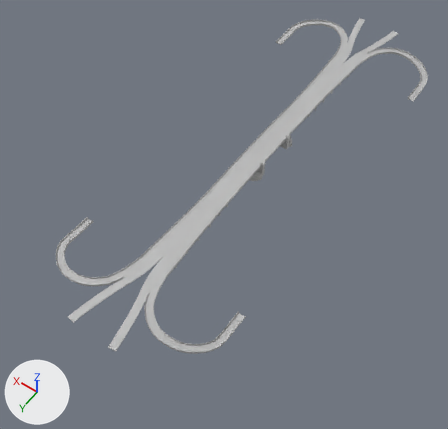
Renders of the FBX model Assets/FBX/Bridge_Portland.fbx from each side of a commit.
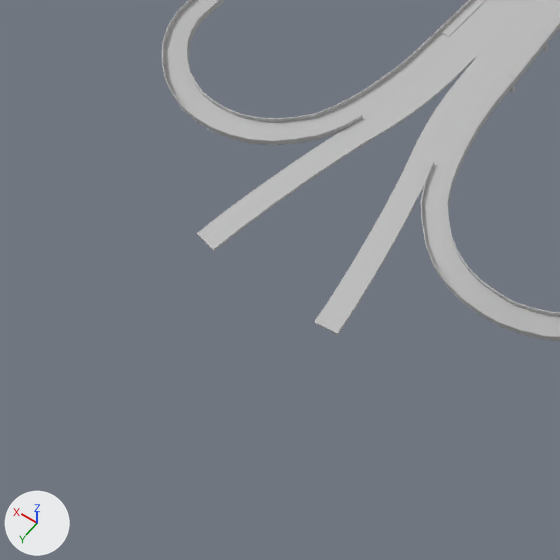
Old and new are each drawn whole from a camera (50 mm lens) standing at (-1.46, 2.49, 3.03) and looking at (-0.01, 0.47, -0.14) and again close up on the part from 0% to 43% of the width and 55% to 100% of the height. Arrows for +X, +Y and +Z are at lower left; the lights stay in place. Where no turn or scale is listed for an object, it has been applied to the vertices. Vertices at the same position are counted once.
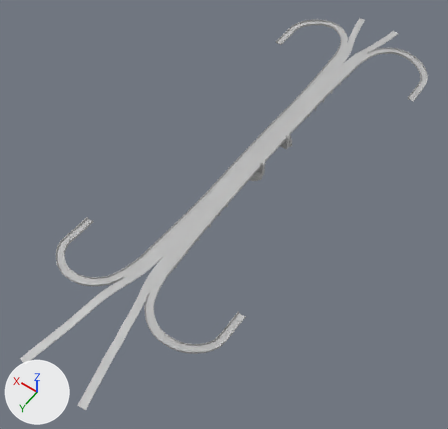
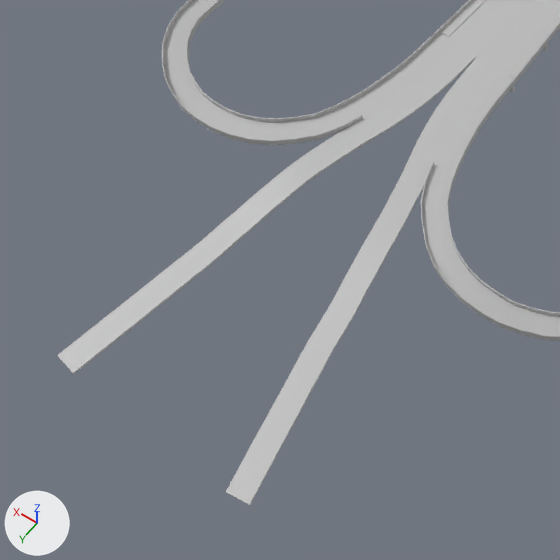
Where the newer file only moved an object's origin or applied its transform, the numbers keep the older frame.

What changed in the scene script:
```text
Change me_mesh:
    used by ob_polysurface7; location = (0.0, 0.0, 0.0)
    remove me_mesh.from_pydata(...)  # 7654 vertices, 6678 faces; spans x -0.59..0.59, y -1.66..1.66, z 0.0..0.12
    add me_mesh.from_pydata(...)  # 7689 vertices, 6714 faces; spans x -0.59..0.59, y -1.66..1.97, z 0.0..0.12
    me_mesh part 1
    21 vertices are removed from x -0.17..0.17, y 1.33..1.66, z 0.06..0.07
    134 faces are deleted
    6 vertices in x -0.16..0.16, y 1.51..1.59, z 0.06..0.07 move by (0.0, -0.01, -0.01)
    6 vertices in x -0.15..0.15, y 1.53..1.56, z 0.07 move by (0.0, -0.01, -0.02)
    4 vertices in x -0.14..0.14, y 1.5..1.56, z 0.06..0.07 move by (0.0, 0.0, -0.01)
    4 vertices in x -0.13..0.13, y 1.53..1.56, z 0.07 move by (0.0, 0.0, -0.02)
    4 vertices in x -0.14..0.14, y 1.6..1.63, z 0.07 move by (0.0, -0.02, -0.03)
    3 vertices in x 0.12..0.17, y 1.6..1.63, z 0.07 move by (-0.01, -0.02, -0.03)
    23 vertices move from x -0.17..0.17, y 1.51..1.66, z 0.06..0.07 to x -0.16..0.16, y 1.51..1.63, z 0.04..0.06
    56 vertices are added at x -0.24..0.24, y 1.47..1.97, z 0.0..0.06
    170 new faces join them
```

Where the change shows, as pixel boxes [x1, y1, x2, y2] in the close-ups (560 x 560 px; the box of a moved part takes in the faces that stretch with it):
'polySurface7', reshaped: before [162, 0, 560, 341]; after [57, 0, 560, 506]
part 1 of me_mesh, moved or reshaped: before [196, 104, 480, 335]; after [57, 104, 480, 506]
